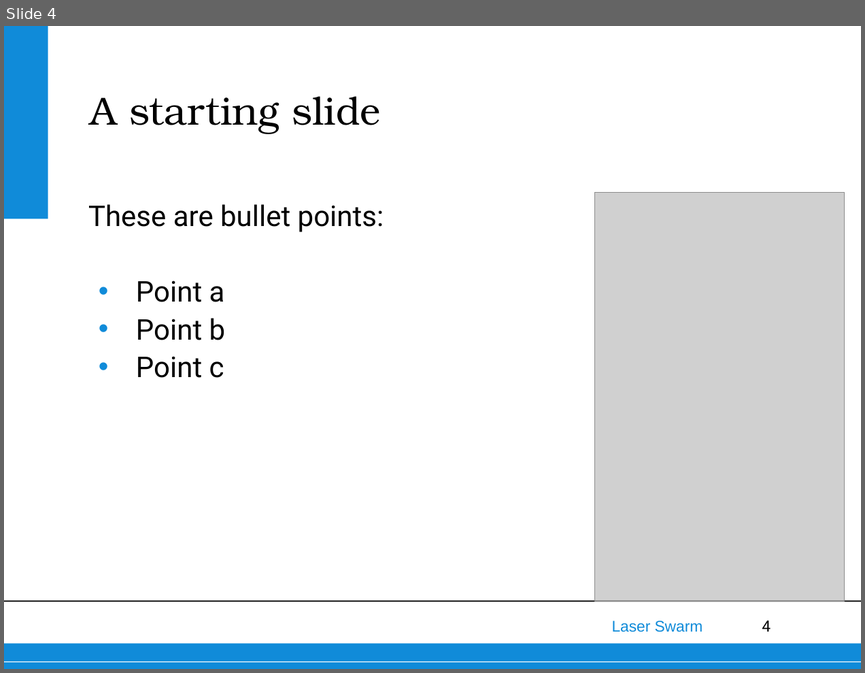
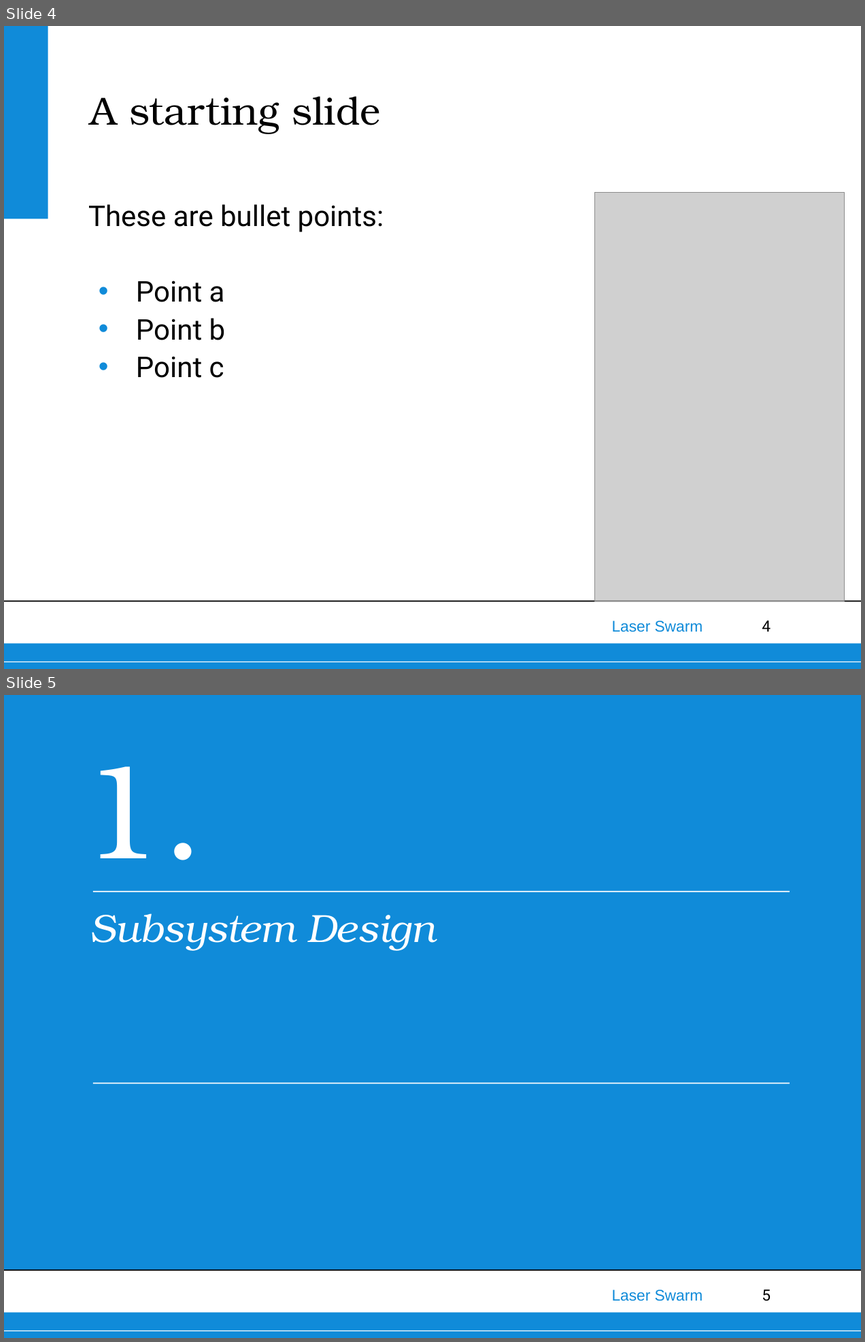
Before and after one commit to thewisenerd/laser-swarm, a slide deck: finalPresentation/FinalPresentation.ppt. Shown one above the other, each under a label of ours: slide 4 before the commit, slides 4 and 5 after it. The pictures are 865x673 and 865x1342 pixels, drawn with LibreOffice and Linux fonts; fonts in the diff are those of the drawing; grey boxes stand for pictures; background and template pictures are left out. Boxes give left, top, right and bottom in pixels: in the first picture for what was removed or moved away, otherwise in the second. Text is boxed around its words. In the diff, an @@ line names an element or a change of style, - is before the commit and + after.

```diff
--- a/finalPresentation/FinalPresentation.ppt
+++ b/finalPresentation/FinalPresentation.ppt
@@ slide 5 added at (4,695,861,1338), background #108BD9; not listed: 6 template elements that a slide beside it also shows @@
@@ text added at (79,766,205,860), 113 pt, text #FFFFFF @@
+1.
@@ line added from (93, 892) to (789, 892), #FFFFFF 0.99 pt @@
@@ text added at (90,913,435,951), 33 pt, text #FFFFFF, italic @@
+Subsystem Design
@@ line added from (93, 1083) to (789, 1083), #FFFFFF 0.99 pt @@
@@ rectangle added at (4,1270,861,1338), fill #FFFFFF @@
```
Also in this commit, not shown: 9 other slides added, 2 slides removed.
